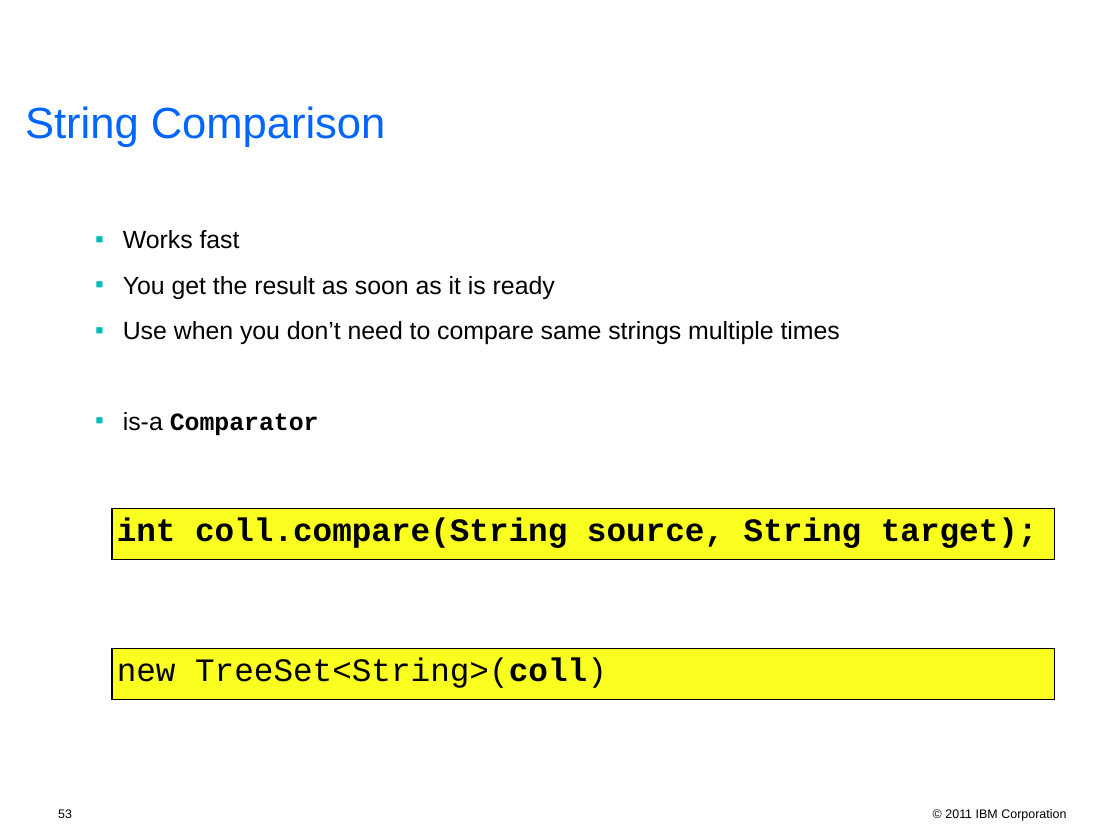
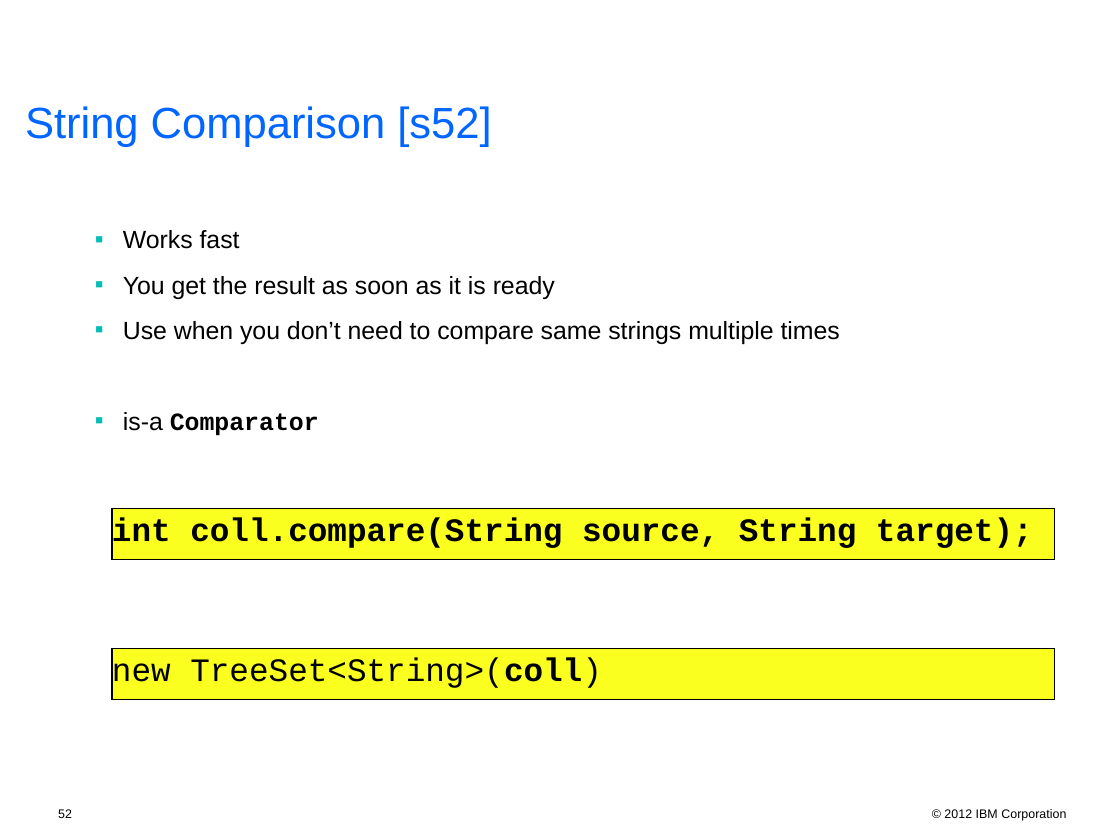
Before and after one commit to unicode-org/icu-docs, a slide deck: slide 52 of docs/pres/icu_workshop.ppt (slide 53 before the commit). Drawn at 1120x840 pixels with LibreOffice and Linux fonts; fonts in the diff are those of the drawing; background and template pictures are left out. Boxes give left, top, right and bottom in pixels: in the first picture for what was removed or moved away, otherwise in the second. Text is boxed around its words. In the diff, an @@ line names an element or a change of style, - is before the commit and + after.

```diff
--- a/docs/pres/icu_workshop.ppt
+++ b/docs/pres/icu_workshop.ppt
@@ text at [25, 106, 491, 147]: text changed @@
-String Comparison
+String Comparison [s52]
@@ rectangle "int coll.compare(String source, String target);" at [112, 508, 1055, 560]: indent changed @@
@@ rectangle "new TreeSet<String>(coll)" at [112, 648, 1055, 700]: indent changed @@
@@ text at [944, 809, 1066, 821]: text changed @@
-© 2011 IBM Corporation
+© 2012 IBM Corporation
```
Also in this commit, not shown: 56 other slides changed, 1 slide added, 2 slides removed, 2 other files.
